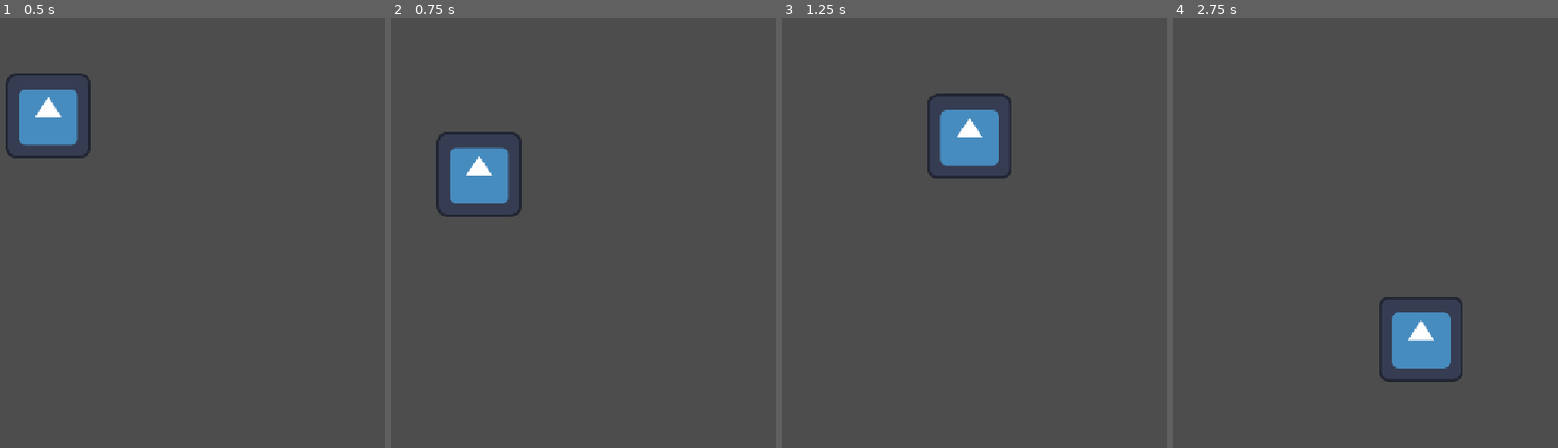
Above: before the commit, frames 1-4 (left to right).
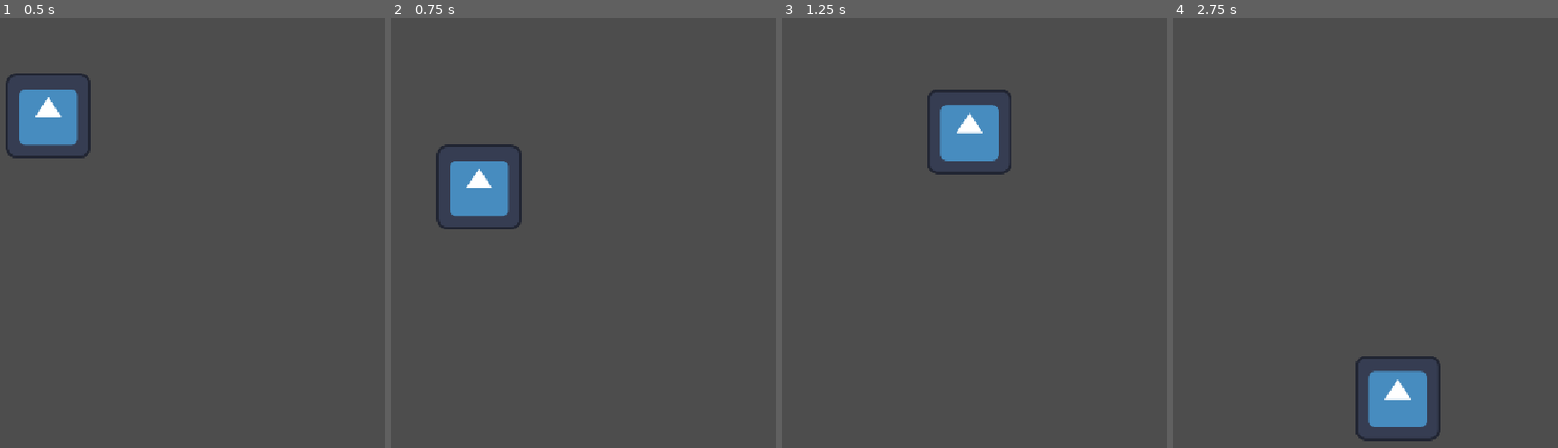
Above: after the commit, the same moments.

Repository: Mareruma/Bounce-Back
Game: Godot game, scene res://Scenes/game.tscn
Same seed, same stepped clock (60 frames per second), same inputs: the game is played once before the commit and once after it. The engine's default icon, where the game draws it, is replaced by a stand-in: a white triangle on a blue panel in a dark square.
Inputs:
- Up to frame 1 (0.5 s): no input
- Up to frame 2 (0.75 s): tap Enter (ui_accept) at 0.5, 0.6 s; hold Right (ui_right) from 0.53 s (still down)
- Up to frame 3 (1.25 s): keep holding Right (ui_right); tap Enter (ui_accept) at 0.77, 1.07 s
- Up to frame 4 (2.75 s): tap Enter (ui_accept) at 1.35, 1.52, 1.82, 2.1 s; release Right (ui_right) at 2.03 s; hold Left (ui_left) from 2.03 s (still down)

Frame 1 is identical in both runs. In frame 2, 1.8% of the frame differs, in the area x 11-34%, y 26-50%; in frame 3, 1.1%; in frame 4, 4.9%, in the area x 47-76%, y 64-99%.

Commit message:
bounce

Diff:
--- a/Scripts/player.gd
+++ b/Scripts/player.gd
@@ -3,11 +3,24 @@
 const SPEED = 300.0
 const JUMP_VELOCITY = -400.0
 
+var lecienu_sk=1.0;
+var lec=false;
+
 func _physics_process(delta: float) -> void:
 	if not is_on_floor():
 		velocity += get_gravity() * delta
 
-	if is_on_floor():
+
+	if is_on_floor() and lec:
+		if(lecienu_sk<5):
+			velocity.y = JUMP_VELOCITY*(1.0/pow(1.5,lecienu_sk));
+
+		#print(velocity.y)
+		lecienu_sk+=1;
+
+	if Input.is_action_just_pressed("ui_accept") and is_on_floor():
+		lec=true;
+		lecienu_sk=1;
 		velocity.y = JUMP_VELOCITY
 
 	var direction := Input.get_axis("ui_left", "ui_right")
